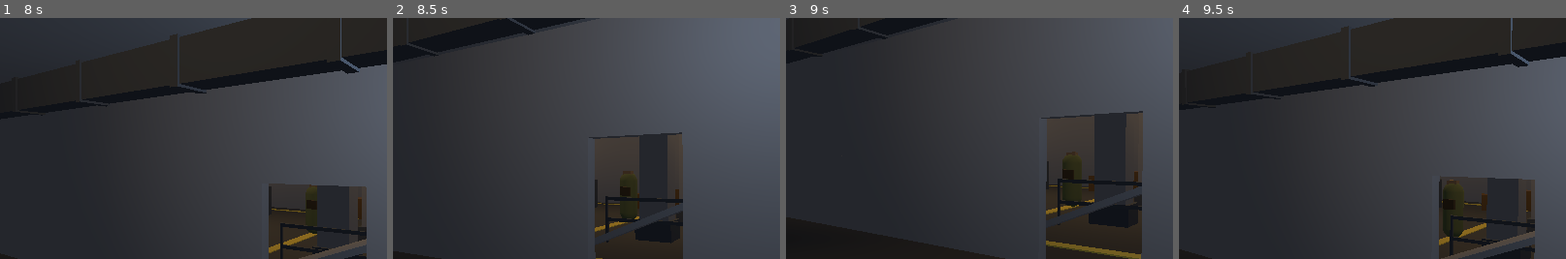
Above: before the commit, frames 1-4 (left to right).
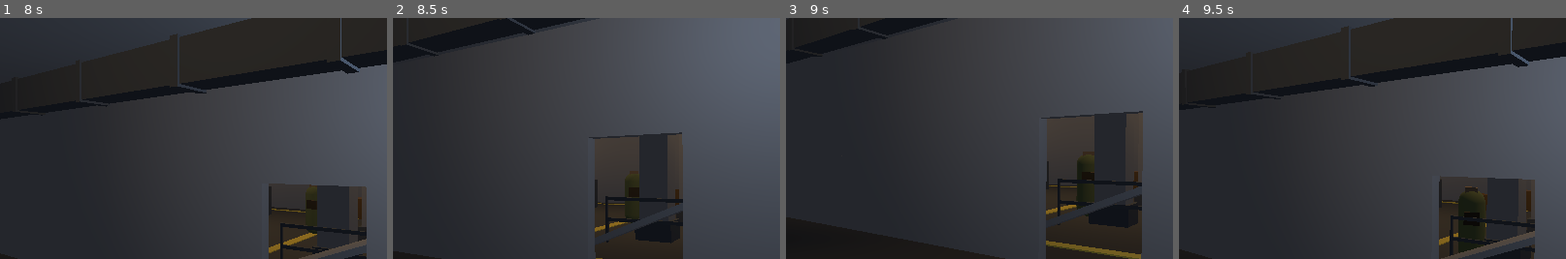
Above: after the commit, the same moments.

Repository: yonh/escape-mono
Game: Godot game, scene res://scenes/raid.tscn
Same seed, same stepped clock (60 frames per second), same inputs: the game is played once before the commit and once after it. This scene is started directly instead of the project's main scene.
Inputs (mouse positions are % of the whole screen's width and height, from its top left):
- Up to frame 1 (8 s): tap Enter at 0.5, 5.75 s; move the mouse to (55, 50) at 0.52 s; hold Shift 0.53-1.28 s; hold Up 0.53-5.03 s; click (55, 50) at 0.67 s; tap Space at 0.77, 1.52, 3.02, 3.77, 4.52, 5, 6.5, 6.77, 7.52 s; move the mouse to (45, 50) at 1.27 s; tap F at 1.35, 6.6 s; move the mouse to (52, 48) at 2.02 s; tap R at 2.1, 7.35 s; move the mouse to (49, 52) at 2.77 s; tap 1 at 2.85 s; click (49, 52) at 2.92 s; move the mouse to (57, 51) at 3.52 s; tap 2 at 3.6 s; move the mouse to (42, 49) at 4.27 s; tap I at 4.35 s; move the mouse to (49, 49) at 5.02 s; hold Down 5.03-5.75 s; tap H at 5.1 s; click (49, 49) at 5.17 s; drag from (35, 25) to (30, 55) at 5.77 s; move the mouse to (72, 45) at 6.52 s; hold Up from 6.53 s (still down); move the mouse to (45, 50) at 7.27 s; click (45, 50) at 7.42 s
- Up to frame 2 (8.5 s): keep holding Up; move the mouse to (52, 48) at 8.02 s; tap 1 at 8.1 s
- Up to frame 3 (9 s): tap Enter at 8.75 s; move the mouse to (49, 52) at 8.77 s; release Up at 8.78 s; hold Left from 8.78 s (still down); tap 2 at 8.85 s
- Up to frame 4 (9.5 s): keep holding Left; tap Space at 9.02 s
The pictures show only the part of the screen within x 31-81%, y 20-70%; the shares and areas given below are measured in that part.

Frame 1 is identical in both runs. In frame 2, 0.2% of the frame differs, in the area x 58-64%, y 65-86%; in frame 3, 0.8%; in frame 4, 1.2%, in the area x 68-80%, y 67-97%.

Commit message:
fix(M2): 出生安全改真保护——离开4m/开火前敌人不可见
- scav _grace_t 25s：玩家在出生位 4m 内完全不可见（门洞瞄准线免疫）；
  开火/出圈/到期即恢复常规索敌（raid_game fired→end_grace 广播）
- 尸体箱落点偏移 0.75→0.9m
- test_scav_ai：保护期/出圈/到期三态断言

Co-Authored-By: yonh lai <yonh4508@gmail.com>

Diff:
--- a/game/scripts/gameplay/raid_game.gd
+++ b/game/scripts/gameplay/raid_game.gd
@@ -401,6 +401,17 @@
 		scav.set_target(_player)
 		scav.died.connect(_on_enemy_died)
 	_foes_left = group.get_child_count()
+	# 出生保护：玩家开火即全体结束（向敌人开枪等于主动暴露）。
+	_player.fired.connect(func(_o: Vector3, _d: Vector3) -> void: _end_enemy_grace())
+
+
+func _end_enemy_grace() -> void:
+	var group := get_node_or_null("Enemies")
+	if group == null:
+		return
+	for scav in group.get_children():
+		if scav.has_method("end_grace"):
+			scav.end_grace()
 
 
 func _on_enemy_died(scav: Node3D, corpse: Node3D) -> void:
--- a/game/scripts/gameplay/scav_ai.gd
+++ b/game/scripts/gameplay/scav_ai.gd
@@ -33,7 +33,8 @@
 var _lost_t := 0.0
 var _search_t := 0.0
 var _fire_cd := 0.0
-var _calm_t := 0.0              # 开局冷静期：出生点旁的敌人不秒锁
+var _grace_t := 0.0            # 出生保护期：玩家未离开出生点 4m 且未开火时完全不可见
+var _grace_origin := Vector3.ZERO
 var _facing := Vector3.FORWARD
 var _rng := RandomNumberGenerator.new()
 var _body: MeshInstance3D = null
@@ -52,7 +53,7 @@
 	sight_range = float(spec.get("sight_range", sight_range))
 	hit_chance = float(spec.get("hit_chance", hit_chance))
 	loot_table = String(spec.get("loot_table", loot_table))
-	_calm_t = 10.0
+	_grace_t = 25.0
 	_rng.randomize()
 	_build_mesh()
 	print("[AI] spawn pos=(%.1f,%.1f) patrol=%d" % [position.x, position.z, _patrol.size()])
@@ -60,13 +61,19 @@
 
 func set_target(player: Node3D) -> void:
 	_target = player
+	_grace_origin = player.global_position  # 玩家出生位——保护期以此为心
+
+
+## 玩家开火 → 全体敌人立即结束出生保护（raid_game 接线）。
+func end_grace() -> void:
+	_grace_t = 0.0
 
 
 func _physics_process(delta: float) -> void:
 	if _state == &"dead":
 		return
 	_fire_cd = maxf(0.0, _fire_cd - delta)
-	_calm_t = maxf(0.0, _calm_t - delta)
+	_grace_t = maxf(0.0, _grace_t - delta)
 	var seen := _can_see_target()
 	if seen:
 		_last_seen = _target.global_position
@@ -135,9 +142,14 @@
 	var dist := to.length()
 	if dist > sight_range:
 		return false
-	# 冷静期内只认贴脸目标（出生点旁不秒锁）。
-	if _calm_t > 0.0 and dist > 6.0:
-		return false
+	# 出生保护：玩家还在出生点 4m 内（未开火、未到点）则完全不可见——
+	# 比 patrol-LOS 几何更稳，三个出生点通用；计时到期后恢复常规索敌。
+	if _grace_t > 0.0:
+		var from_spawn := _target.global_position - _grace_origin
+		from_spawn.y = 0.0
+		if from_spawn.length() <= 4.0:
+			return false
+		_grace_t = 0.0  # 玩家已离开出生区，保护即刻结束
 	var flat := Vector3(to.x, 0, to.z).normalized()
 	if dist > 2.0 and _facing.normalized().dot(flat) < sight_cos:
 		return false
@@ -268,7 +280,7 @@
 	if _target != null and is_instance_valid(_target) \
 			and side.dot(_target.global_position - global_position) < 0.0:
 		side = -side
-	corpse.position = global_position + side * 0.75
+	corpse.position = global_position + side * 0.9
 	corpse.position.y = 0.0
 	print("[AI] die pos=(%.1f,%.1f) hp=0" % [global_position.x, global_position.z])
 	died.emit(self, corpse)
--- a/game/tools/test_scav_ai.gd
+++ b/game/tools/test_scav_ai.gd
@@ -62,20 +62,36 @@
 	_check(s.position.z > 0.5, "scav 未向巡逻点移动: %s" % str(s.position))
 	_check(s.state() == &"patrol", "无目标时不在巡逻态")
 
-	# --- 冷静期：>5m 不秒锁 ---
-	var calm = _new_scav(Vector3(10, 0, 0), {"patrol": [Vector3(10, 0, 10)]})
-	var p1 = _new_player(Vector3(10, 0, -8))  # 距 8m，在移动朝向里
+	# --- 出生保护：玩家在出生位 4m 内完全不可见；到期后正常索敌 ---
+	var calm = _new_scav(Vector3(10, 0, 0), {"patrol": [Vector3(10, 0, -12)]})  # 巡逻朝向玩家
+	var p1 = _new_player(Vector3(10, 0, -8))  # 距 8m，保护原点=玩家出生位
 	calm.set_target(p1)
 	await _step(30)
-	_check(calm.state() == &"patrol", "冷静期内越距索敌")
+	_check(calm.state() == &"patrol", "出生保护期内看见未动玩家")
+	calm.set("_grace_t", 0.05)  # 到期
+	await _step(30)
+	_check(calm.state() == &"chase" or calm.state() == &"attack", "保护期结束仍未索敌")
 	calm.free()
 	p1.free()
+
+	# --- 离开出生点 >4m → 保护立即结束 ---
+	var moved = _new_scav(Vector3(30, 0, 0), {"patrol": [Vector3(30, 0, -12)]})
+	var pm = _new_player(Vector3(30, 0, -8))
+	moved.set_target(pm)
+	pm.position = Vector3(30, 0, -9)  # 位移 1m 仍保护
+	await _step(10)
+	_check(moved.state() == &"patrol", "位移<4m 已脱离保护")
+	pm.position = Vector3(30, 0, -3)  # 距出生点 5m → 保护结束
+	await _step(30)
+	_check(moved.state() == &"chase" or moved.state() == &"attack", "离开出生点后仍未索敌")
+	moved.free()
+	pm.free()
 
 	# --- 正面视锥 + LOS → 追击 ---
 	var hunt = _new_scav(Vector3(20, 0, 0), {"patrol": [Vector3(20, 0, 10)], "hit_chance": 1.0})
 	var p2 = _new_player(Vector3(20, 0, 6))  # 巡逻朝向前方 6m
 	hunt.set_target(p2)
-	hunt.set("_calm_t", 0.0)
+	hunt.set("_grace_t", 0.0)
 	await _step(20)
 	_check(hunt.state() == &"chase" or hunt.state() == &"attack", "看见玩家未追击: %s" % hunt.state())
 
@@ -96,7 +112,7 @@
 	var blind = _new_scav(Vector3(-10, 0, 0), {"patrol": [Vector3(-10, 0, 10)]})  # 朝 +z
 	var p3 = _new_player(Vector3(-10, 0, -6))  # 背后 6m
 	blind.set_target(p3)
-	blind.set("_calm_t", 0.0)
+	blind.set("_grace_t", 0.0)
 	await _step(40)
 	_check(blind.state() == &"patrol", "背后目标被看见")
 	var wall := StaticBody3D.new()
@@ -111,7 +127,7 @@
 	var front = _new_scav(Vector3(-10, 0, 5), {"patrol": [Vector3(-10, 0, 10)]})  # 朝 +z 背对墙
 	var p4 = _new_player(Vector3(-10, 0, -8))  # 墙后
 	front.set_target(p4)
-	front.set("_calm_t", 0.0)
+	front.set("_grace_t", 0.0)
 	await _step(40)
 	_check(front.state() == &"patrol", "隔墙看见玩家")
 	blind.free()
Not shown, changed: docs/exec-logs/2026-10-05-m2-hostile-scavs.md
